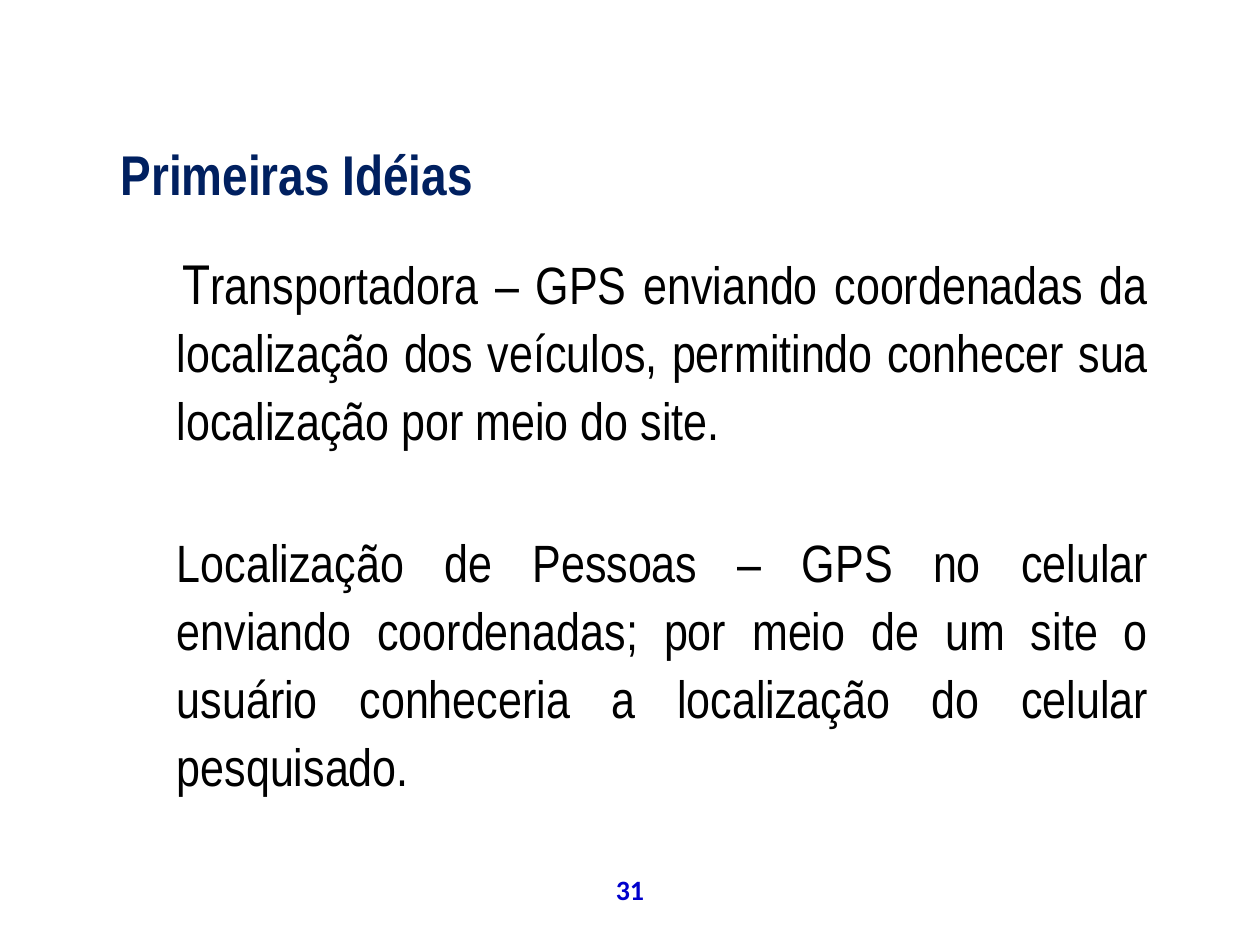
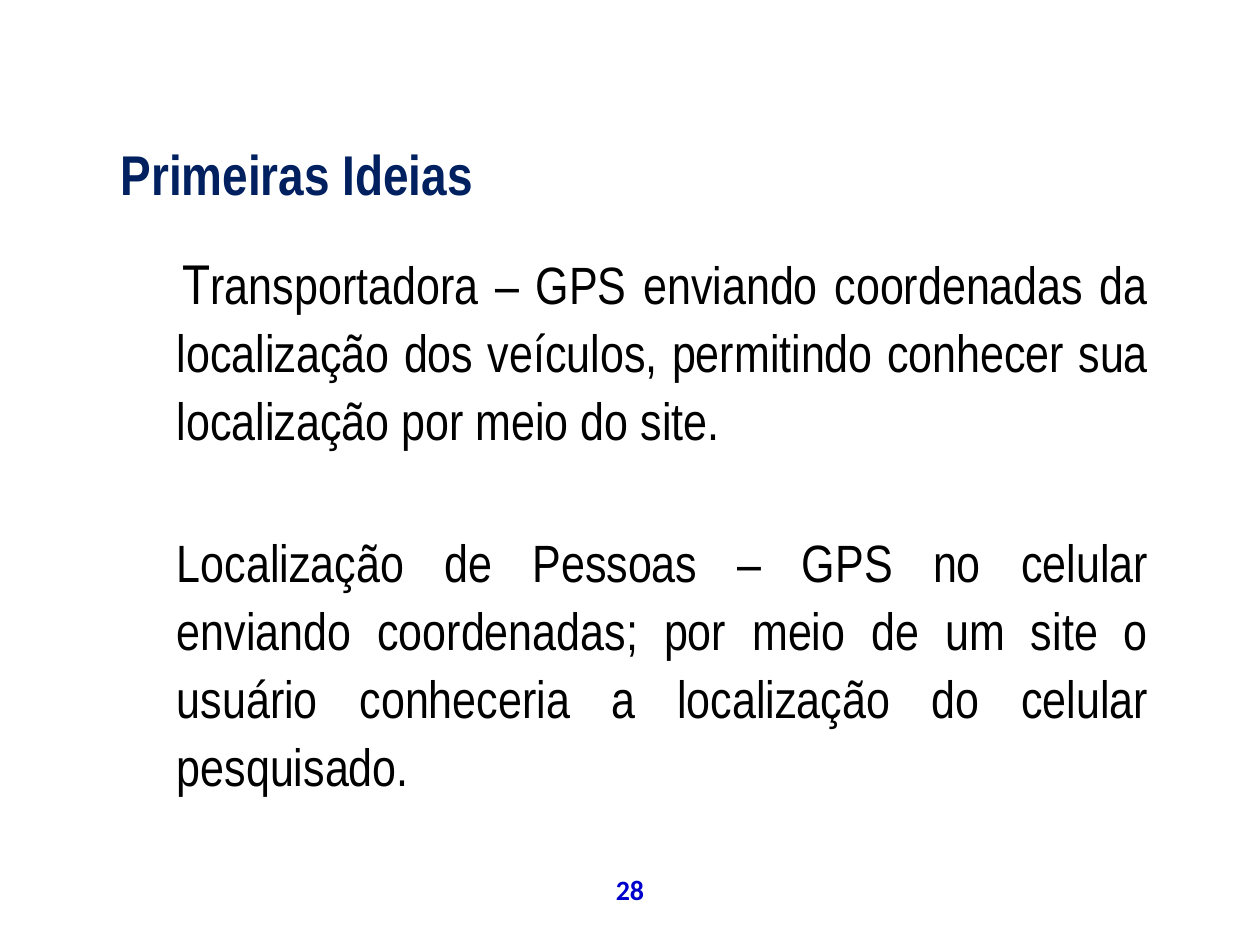
Before and after one commit to theoziran/sislodim, a slide deck: slide 28 of documentos/ProjetoPSA/Apresentação Final.ppt (slide 31 before the commit). Drawn at 1260x945 pixels with LibreOffice and Linux fonts; fonts in the diff are those of the drawing; background and template pictures are left out. Boxes give left, top, right and bottom in pixels: in the first picture for what was removed or moved away, otherwise in the second. Text is boxed around its words. In the diff, an @@ line names an element or a change of style, - is before the commit and + after.

```diff
--- a/documentos/ProjetoPSA/Apresentação Final.ppt
+++ b/documentos/ProjetoPSA/Apresentação Final.ppt
@@ text at [121, 154, 473, 196]: text changed @@
-Primeiras Idéias
+Primeiras Ideias
@@ page number at [616, 880, 644, 901]: text changed @@
-31
+28
```
Also in this commit, not shown: 34 other slides changed, 21 slides added, 21 slides removed.
